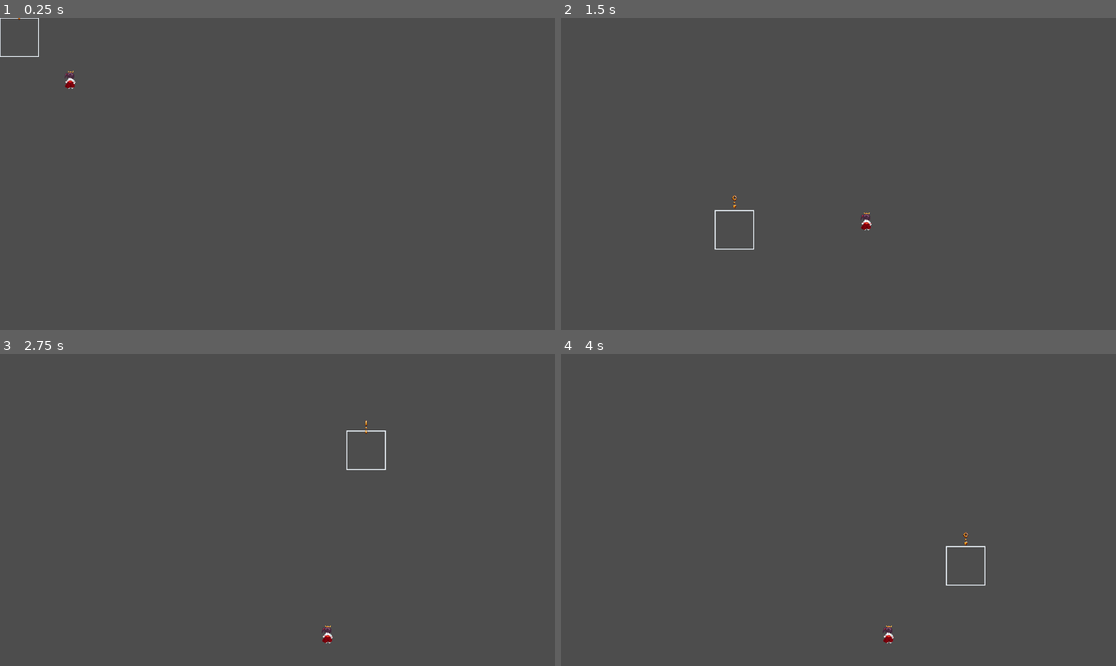
Above: before the commit, frames 1-4 (two rows, left to right).
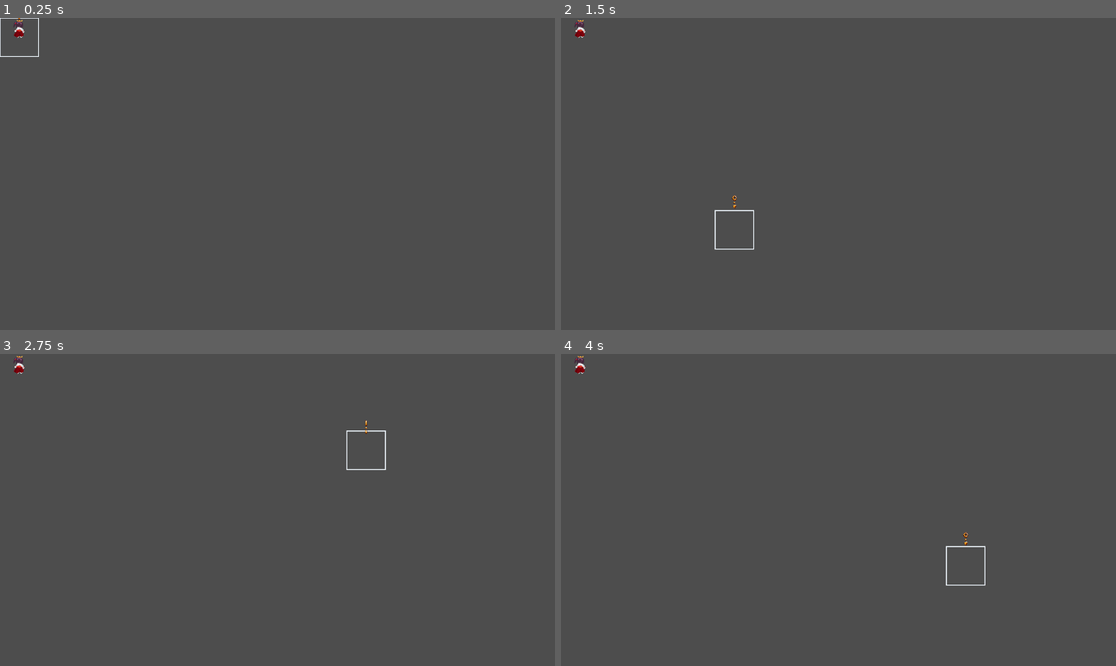
Above: after the commit, the same moments.

Repository: ACristoff/godotwild75
Game: Godot game, scene res://Game/game_manager.tscn
The game is run twice, just before and just after one commit, with the same random seed, the same clock (stepped at 60 frames per second) and the same inputs.
Inputs (mouse positions are in pixels of both pictures, inside the frame that each line leads up to):
- Up to frame 1 (0.25 s): no input
- Up to frame 2 (1.5 s): tap Enter (ui_accept) at 0.5, 0.77, 0.8, 1.07, 1.25, 1.35 s; move the mouse to (960, 158) at 0.52 s; press the mouse at (960, 158) at 0.53 s; hold Right (ui_right) 0.53-1.28 s; move the mouse to (727, 189) at 1.27 s; release the mouse at (727, 189) at 1.28 s; hold Down (ui_down) from 1.28 s (still down)
- Up to frame 3 (2.75 s): tap Enter (ui_accept) at 1.52, 1.82, 2.3 s; click (166, 525) at 1.55 s; move the mouse to (333, 441) at 2.02 s; release Down (ui_down) at 2.03 s; press the mouse at (333, 441) at 2.03 s; hold Right (ui_right) from 2.03 s (still down)
- Up to frame 4 (4 s): tap Enter (ui_accept) at 2.75, 3.02, 3.32 s; move the mouse to (810, 572) at 2.77 s; release Right (ui_right) at 2.78 s; release the mouse at (810, 572) at 2.78 s; hold Up (ui_up) 2.78-3.53 s; click (810, 572) at 2.85 s; move the mouse to (1005, 556) at 3.52 s; hold Left (ui_left) from 3.53 s (still down); hold Enter (ui_accept) from 3.53 s (still down)

The runs differ from the first frame. In frame 1, 0.1% of the frame differs, in the area x 2-14%, y 0-23%; in frame 2, 0.1%; in frame 3, 0.1%; in frame 4, 0.1%.

Commit message:
code cleanup, selecting unit

Diff:
--- a/Game/Characters/unit_base.gd
+++ b/Game/Characters/unit_base.gd
@@ -79,15 +79,15 @@
 	if not Engine.is_editor_hint():
 		curve = Curve2D.new()
 
-	print(cell)
+	#print(cell)
 	#Debug Movement
-	var points := [
-		Vector2(2, 2),
-		Vector2(2, 5),
-		Vector2(8, 5),
-		Vector2(8, 7),
-	]
-	walk_along(PackedVector2Array(points))
+	#var points := [
+		#Vector2(2, 2),
+		#Vector2(2, 5),
+		#Vector2(8, 5),
+		#Vector2(8, 7),
+	#]
+	#walk_along(PackedVector2Array(points))
 
 
 func _process(delta: float) -> void:
--- a/Game/Data/Cursor/cursor.gd
+++ b/Game/Data/Cursor/cursor.gd
@@ -46,13 +46,8 @@
 @export var cursor_offset_y := -45
 
 func _process(delta):
-	#if  d >= 12:
-		#d = 0
 	if awake == true:
 		d += delta
-		#var new_frame = floor(d)
-		#print(d)
-		#print(sin(d * bob_speed) * bob_height)
 		cursor_sprite.position = Vector2(
 			0,
 			sin(d * bob_speed) * bob_height + cursor_offset_y
@@ -66,7 +61,6 @@
 	# Trying to select something in a cell.
 	elif event.is_action_pressed("click") or event.is_action_pressed("ui_accept"):
 		emit_signal("accept_pressed", cell)
-		#print(cell)
 		get_viewport().set_input_as_handled()
 
 	var should_move := event.is_pressed()
--- a/Game/Data/battle_manager.gd
+++ b/Game/Data/battle_manager.gd
@@ -15,6 +15,7 @@
 	pass
 
 
+
 ## Clears, and refills the `_units` dictionary with game objects that are on the board.
 func reinitialize():
 	units.clear()
@@ -26,6 +27,10 @@
 		units[unit.cell] = unit
 	#print(units)
 
+## Returns `true` if the cell is occupied by a unit.
+func is_occupied(cell: Vector2) -> bool:
+	return units.has(cell)
+
 func select_unit(cell: Vector2):
 	prints("selecting: ", cell)
 
@@ -34,8 +39,7 @@
 		return
 
 	active_unit = units[cell]
-	#grab the unit from the cell
-	#active_unit =
+	print(active_unit)
 	pass
 
 func deselect_unit():
@@ -43,6 +47,9 @@
 	pass
 
 func move_current_unit(new_cell: Vector2):
+	if is_occupied(new_cell) or not new_cell in _walkable_cells:
+		print('blocked')
+		return
 	pass
 
 func clear_active_unit() -> void:
@@ -50,7 +57,12 @@
 	_walkable_cells.clear()
 
 func _on_cursor_accept_pressed(cell):
-	print(cell)
+	if active_unit == null:
+		select_unit(cell)
+		#pass
+	elif active_unit.is_selected:
+		move_current_unit(cell)
+	#print(cell)
 	pass # Replace with function body.
 
 
